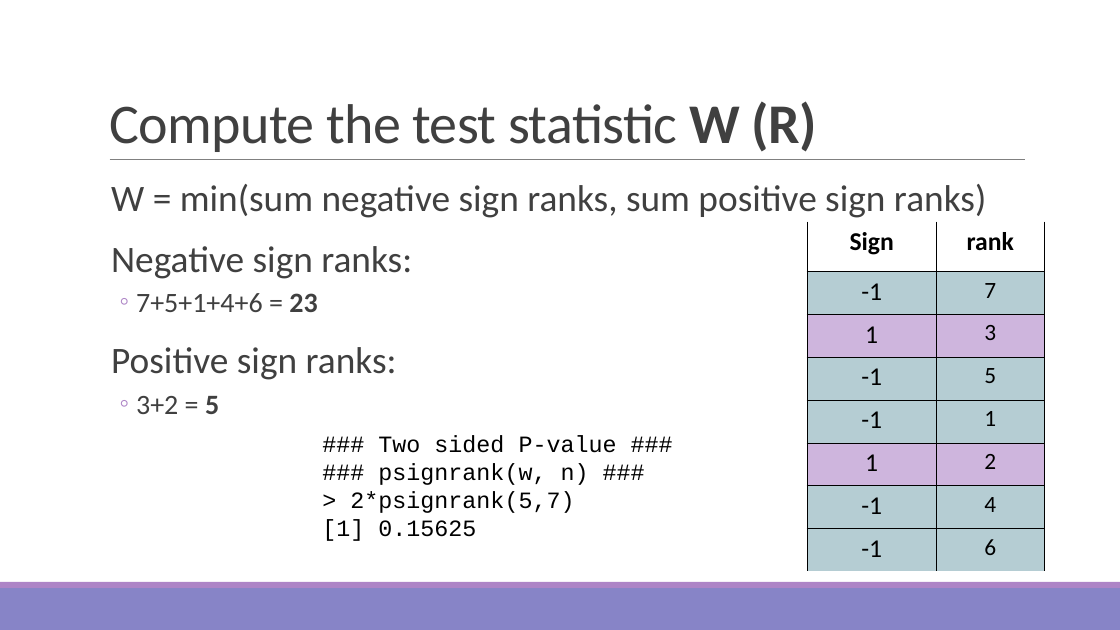
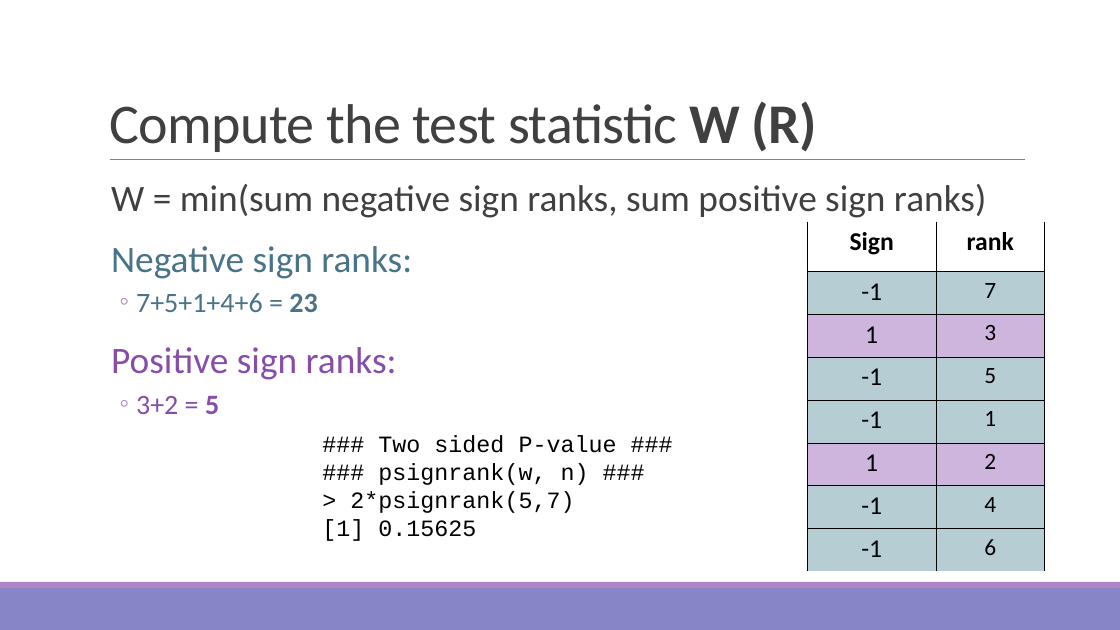
Before and after one commit to sjspielman/bio5312_fall2017, a slide deck: slide 15 of slides/day7_nonparametric_tidyr.pptx. Drawn at 1120x630 pixels with LibreOffice and Linux fonts; fonts in the diff are those of the drawing. Boxes give left, top, right and bottom in pixels: in the first picture for what was removed or moved away, otherwise in the second. Text is boxed around its words. In the diff, an @@ line names an element or a change of style, - is before the commit and + after.

```diff
--- a/slides/day7_nonparametric_tidyr.pptx
+++ b/slides/day7_nonparametric_tidyr.pptx
@@ text at [111,246,412,414]: text colour #404040 to #497389 in "Negative sign ranks:", "7+5+1+4+6 = 23"; text colour #404040 to #874EA9 in "Positive sign ranks:", "3+2 = 5" @@
```
Also in this commit, not shown: 9 other slides changed, 5 slides added, 1 slide removed, 1 other file.
